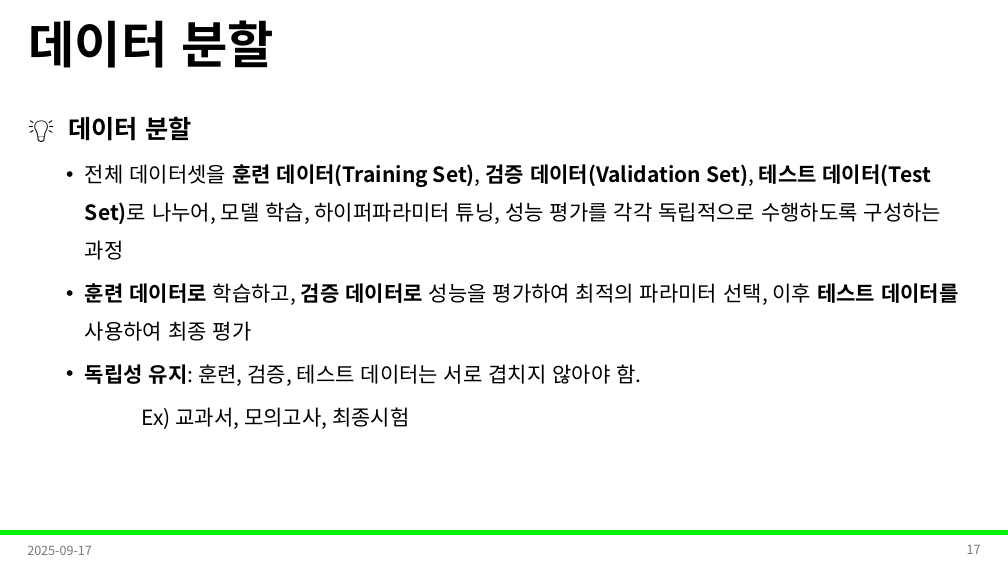
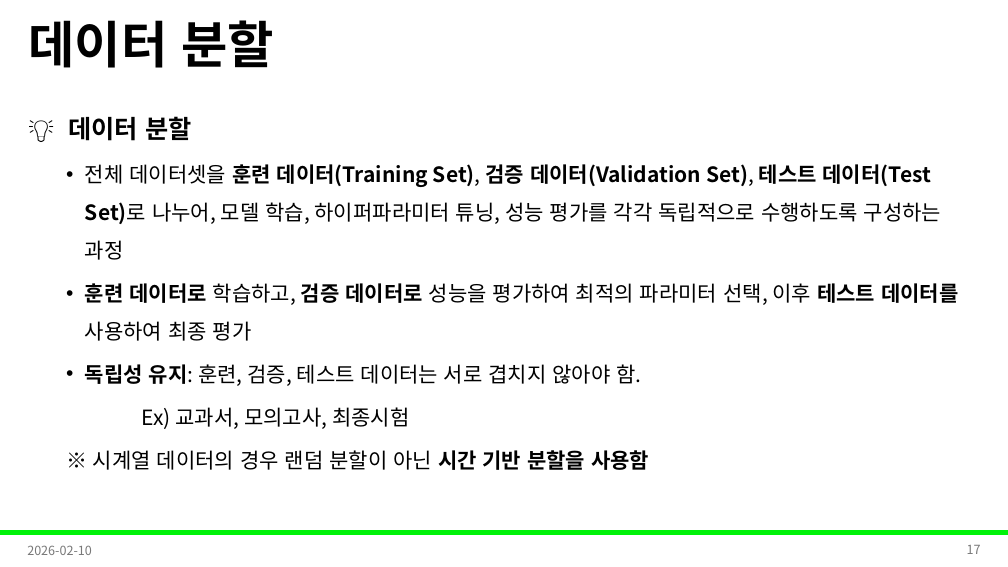
Before and after one commit to Leader-Lesson/KDT_RE_5th, a slide deck: slide 17 of material/5_AI/08_머신러닝 기초.pptx. Drawn at 1008x567 pixels with LibreOffice and Linux fonts; fonts in the diff are those of the drawing; background and template pictures are left out. Boxes give left, top, right and bottom in pixels: in the first picture for what was removed or moved away, otherwise in the second. Text is boxed around its words. In the diff, an @@ line names an element or a change of style, - is before the commit and + after.

```diff
--- a/material/5_AI/08_머신러닝 기초.pptx
+++ b/material/5_AI/08_머신러닝 기초.pptx
@@ text at (x1=93, y1=450, x2=649, y2=470): paragraph added @@
+  ※ 시계열 데이터의 경우 랜덤 분할이 아닌 시간 기반 분할을 사용함
@@ text at (x1=27, y1=545, x2=92, y2=555): text changed @@
-2025-09-17
+2026-02-10
```
Also in this commit, not shown: 38 other slides changed, 2 slides added, 5 other files.
